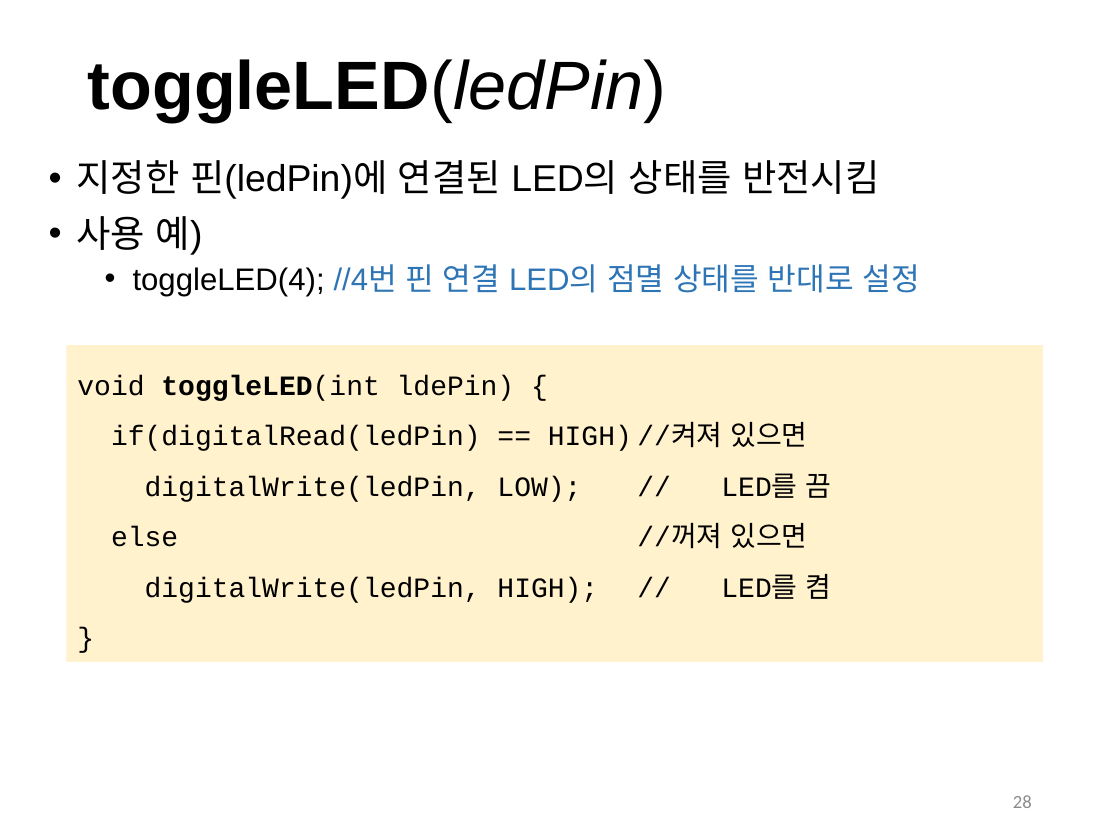
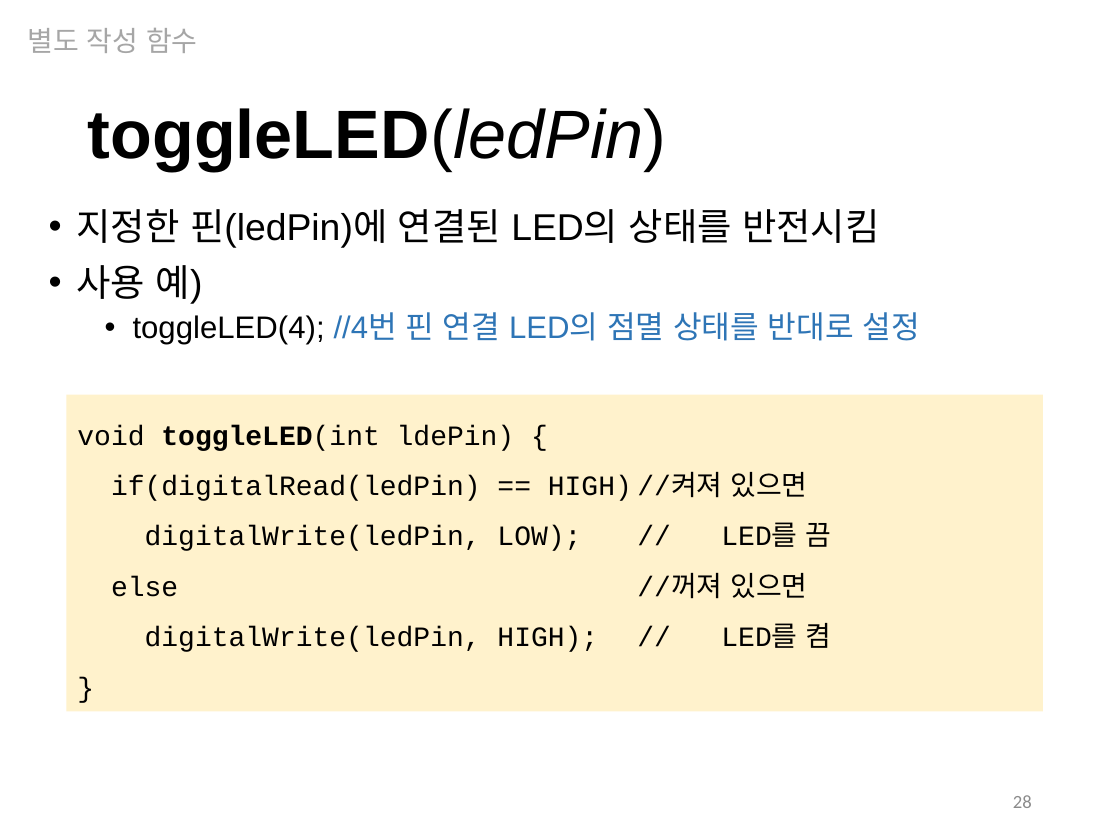
Before and after one commit to iot2019/Week05, a slide deck: slide 28 of Week05.pptx. Drawn at 1120x840 pixels with LibreOffice and Linux fonts; fonts in the diff are those of the drawing. Boxes give left, top, right and bottom in pixels: in the first picture for what was removed or moved away, otherwise in the second. Text is boxed around its words. In the diff, an @@ line names an element or a change of style, - is before the commit and + after.

```diff
--- a/Week05.pptx
+++ b/Week05.pptx
@@ text added at <box>28,28,198,53</box>, 18 pt, text #A6A6A6 @@
+별도 작성 함수
@@ 2 texts, 1 rectangle: place and size @@
-2 texts, 1 rectangle at <box>66,59,1043,662</box>
+2 texts, 1 rectangle at <box>66,108,1043,711</box>
```
Also in this commit, not shown: 4 other slides changed.
